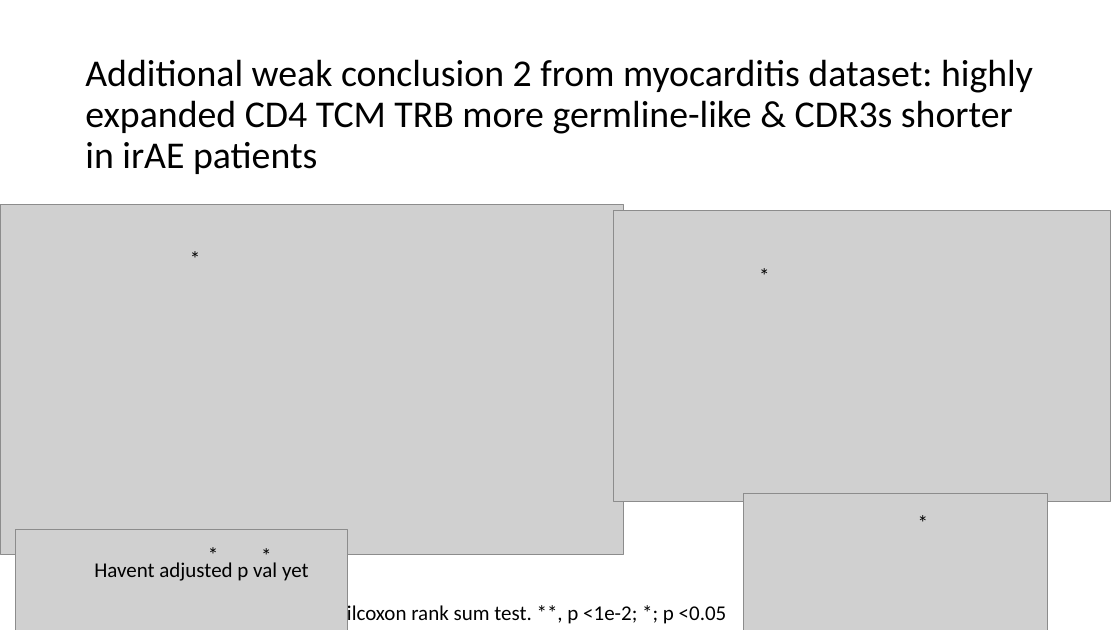
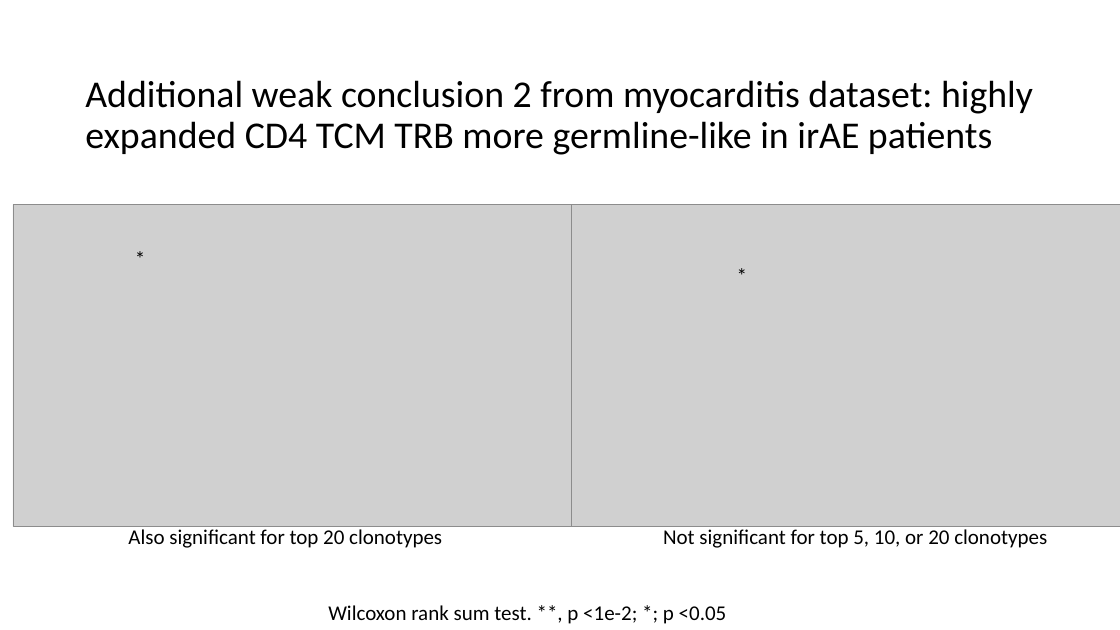
Before and after one commit to tybottorff/bottorffdocs, a slide deck: slide 10 of linsley_postdoc/presentations/weekly_meetings/1_4_24.pptx (slide 4 before the commit). Drawn at 1120x630 pixels with LibreOffice and Linux fonts; fonts in the diff are those of the drawing; grey boxes stand for pictures. Boxes give left, top, right and bottom in pixels: in the first picture for what was removed or moved away, otherwise in the second. Text is boxed around its words. In the diff, an @@ line names an element or a change of style, - is before the commit and + after.

```diff
--- a/linsley_postdoc/presentations/weekly_meetings/1_4_24.pptx
+++ b/linsley_postdoc/presentations/weekly_meetings/1_4_24.pptx
@@ title at (85, 80, 1033, 155): text changed @@
-Additional weak conclusion 2 from myocarditis dataset: highly expanded CD4 TCM TRB more germline-like & CDR3s shorter in irAE patients
+Additional weak conclusion 2 from myocarditis dataset: highly expanded CD4 TCM TRB more germline-like in irAE patients
@@ picture: place and size @@
-picture at (0, 204, 624, 554)
+picture at (13, 204, 587, 526)
@@ picture: place and size @@
-picture at (613, 210, 1111, 502)
+picture at (571, 204, 1120, 526)
@@ text "*": place and size @@
-text "*" at (181, 242, 218, 276)
+text "*" at (127, 242, 163, 276)
@@ text "*": place and size @@
-text "*" at (751, 259, 806, 292)
+text "*" at (728, 259, 783, 292)
@@ picture removed at (744, 493, 1048, 630) @@
@@ text removed at (910, 505, 965, 539) @@
-*
@@ picture removed at (16, 529, 348, 630) @@
@@ text added at (128, 526, 442, 548), 18 pt, text #000000 @@
+Also significant for top 20 clonotypes
@@ text removed at (200, 537, 236, 571) @@
-*
@@ text removed at (253, 539, 289, 572) @@
-*
@@ text added at (663, 526, 1047, 548), 18 pt, text #000000 @@
+Not significant for top 5, 10, or 20 clonotypes
@@ text removed at (94, 562, 309, 581) @@
-Havent adjusted p val yet
```
Also in this commit, not shown: 9 other slides changed, 4 slides added, 3 slides removed.
